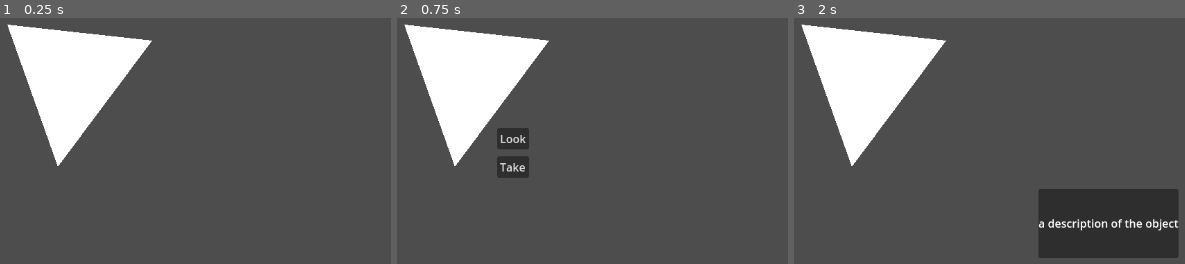
Above: before the commit, frames 1-3 (left to right).
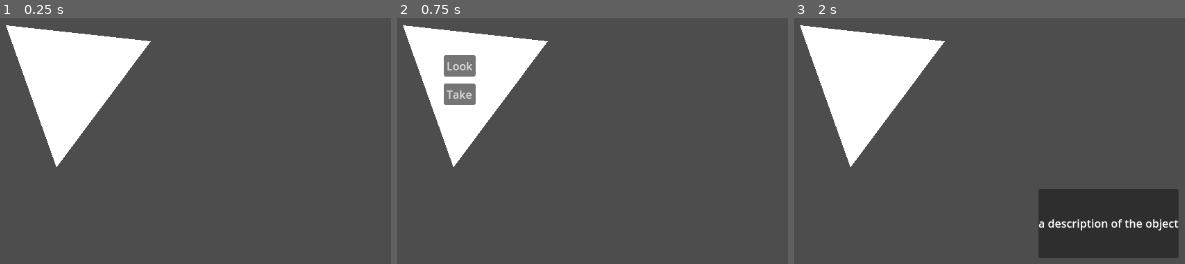
Above: after the commit, the same moments.

Repository: addsheep/godot-playground
Game: Godot game, scene res://main.tscn
Same seed, same stepped clock (60 frames per second), same inputs: the game is played once before the commit and once after it.
Inputs (mouse positions are in pixels of both pictures, inside the frame that each line leads up to):
- Up to frame 1 (0.25 s): no input
- Up to frame 2 (0.75 s): tap Enter at 0.5 s; move the mouse to (459, 79) at 0.52 s; click (459, 79) at 0.67 s
- Up to frame 3 (2 s): click "Look" at 1.25 s

The runs differ from the first frame. In frame 1, 0.7% of the frame differs, in the area x 1-39%, y 2-61%; in frame 2, 3.5%, in the area x 1-39%, y 2-66%; in frame 3, 0.7%.

Commit message:
simplify clickable and fix event propagation

Diff:
--- a/main.tscn
+++ b/main.tscn
@@ -4,10 +4,11 @@
 
 [node name="Main" type="Node2D"]
 
+[node name="Clickable_Visual#Polygon2D" type="Polygon2D" parent="."]
+position = Vector2(211, 118)
+polygon = PackedVector2Array(-80, -80, 129, -57, -7, 125)
+
 [node name="Clickable" parent="." instance=ExtResource("1_ig7tw")]
 position = Vector2(213, 117)
 
-[node name="Polygon2D" type="Polygon2D" parent="Clickable/Visual" index="0"]
-polygon = PackedVector2Array(-80, -80, 129, -57, -7, 125)
-
 [editable path="Clickable"]
--- a/src/clickable/clickable.gd
+++ b/src/clickable/clickable.gd
@@ -2,20 +2,15 @@
 
 ## A clickable object that shows an interaction menu on click.
 ## How to customize:
-## - add a visual node under "Visual"
-## - set "display_name"
-## - add/remove children of "Interactions".
+## - add/remove children of "Interactions". Each child node should have a "perform" method.
 ## - make a unique shape for CollisionShape2D
-## - adjust GUI/Menu size and position
-
-@export var display_name: String
 
 var _interaction_nodes: Array[Node]
 
-@onready var _gui := $GUI
-@onready var _menu := $GUI/Menu
+@onready var _gui: Control = $GUI
+@onready var _menu: Control = $GUI/Menu
 
-## Built-in overrides
+## Node overrides
 
 
 func _ready() -> void:
@@ -23,24 +18,6 @@
 	_gui.z_index = 1000
 	_menu.hide()
 	_build_menu()
-
-
-func _input_event(viewport: Viewport, event: InputEvent, shape_idx: int) -> void:
-	if (
-		event is InputEventMouseButton
-		and event.button_index == MOUSE_BUTTON_LEFT
-		and event.is_pressed()
-	):
-		_menu.show()
-
-
-## Internal methods
-
-
-func _perform_action(interaction: Node) -> void:
-	if interaction.has_method("perform"):
-		interaction.perform()
-	_menu.hide()
 
 
 func _unhandled_input(event: InputEvent) -> void:
@@ -51,6 +28,38 @@
 		and event.is_pressed()
 	):
 		_menu.hide()
+		get_viewport().set_input_as_handled()
+
+
+## Area2D overrides
+
+
+func _input_event(viewport: Viewport, event: InputEvent, shape_idx: int) -> void:
+	if (
+		event is InputEventMouseButton
+		and event.button_index == MOUSE_BUTTON_LEFT
+		and event.is_pressed()
+	):
+		_menu.show()
+		get_viewport().set_input_as_handled()
+
+
+func _mouse_enter() -> void:
+	Input.set_default_cursor_shape(Input.CURSOR_POINTING_HAND)
+
+
+func _mouse_exit() -> void:
+	Input.set_default_cursor_shape(Input.CURSOR_ARROW)
+
+
+## Internal methods
+
+
+func _perform_action(interaction: Node) -> void:
+	# TODO: how to wait for movement/animation?
+	if interaction.has_method("perform"):
+		interaction.perform()
+	_menu.hide()
 
 
 func _build_menu() -> void:
--- a/src/clickable/clickable.tscn
+++ b/src/clickable/clickable.tscn
@@ -8,8 +8,6 @@
 
 [node name="Clickable" type="Area2D"]
 script = ExtResource("1_lei8h")
-
-[node name="Visual" type="Node2D" parent="."]
 
 [node name="CollisionShape2D" type="CollisionShape2D" parent="."]
 shape = SubResource("CircleShape2D_lei8h")
@@ -24,22 +22,20 @@
 [node name="GUI" type="Control" parent="."]
 layout_mode = 3
 anchors_preset = 0
-offset_left = -100.0
-offset_top = -100.0
-offset_right = 100.0
-offset_bottom = 100.0
-mouse_filter = 1
-mouse_default_cursor_shape = 2
 
 [node name="Menu" type="VBoxContainer" parent="GUI"]
 layout_mode = 1
 anchors_preset = -1
-anchor_left = 1.0
-anchor_top = 1.0
-anchor_right = 1.0
-anchor_bottom = 1.0
-offset_left = -46.0
-offset_top = -31.0
+anchor_left = 0.5
+anchor_top = 0.5
+anchor_right = 0.5
+anchor_bottom = 0.5
+offset_left = -23.0
+offset_top = -15.5
+offset_right = 23.0
+offset_bottom = 15.5
+grow_horizontal = 2
+grow_vertical = 2
 theme_override_constants/separation = 10
 
 [node name="Button" type="Button" parent="GUI/Menu"]
--- a/src/common/perform_look.gd
+++ b/src/common/perform_look.gd
@@ -22,3 +22,4 @@
 		and event.is_pressed()
 	):
 		_popup.queue_free()
+		get_viewport().set_input_as_handled()
